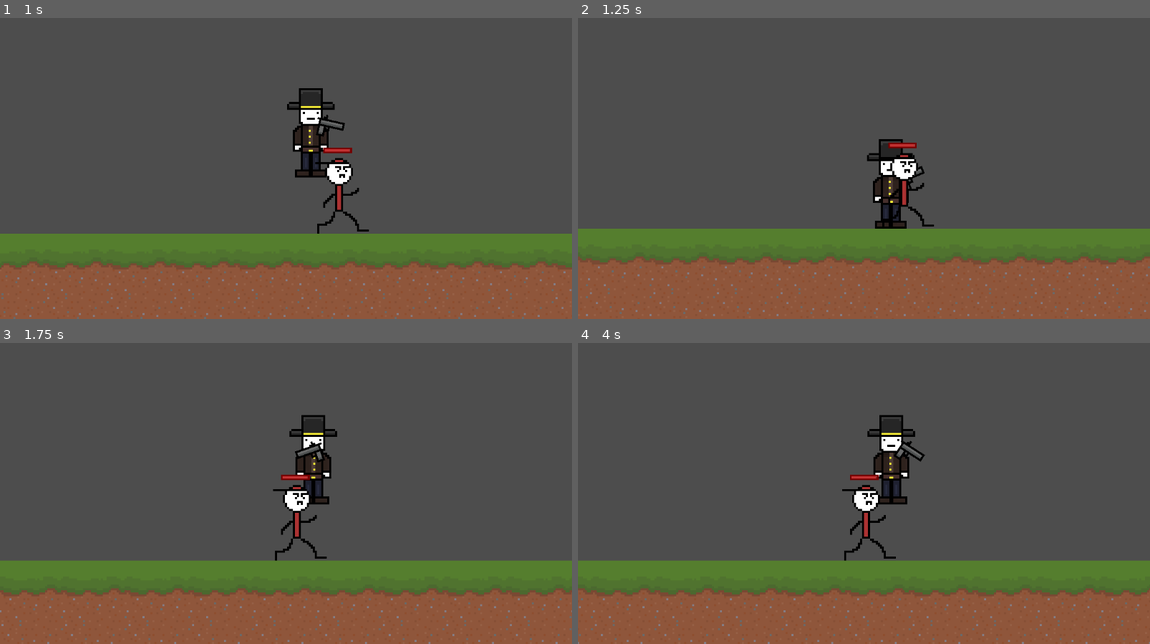
Above: before the commit, frames 1-4 (two rows, left to right).
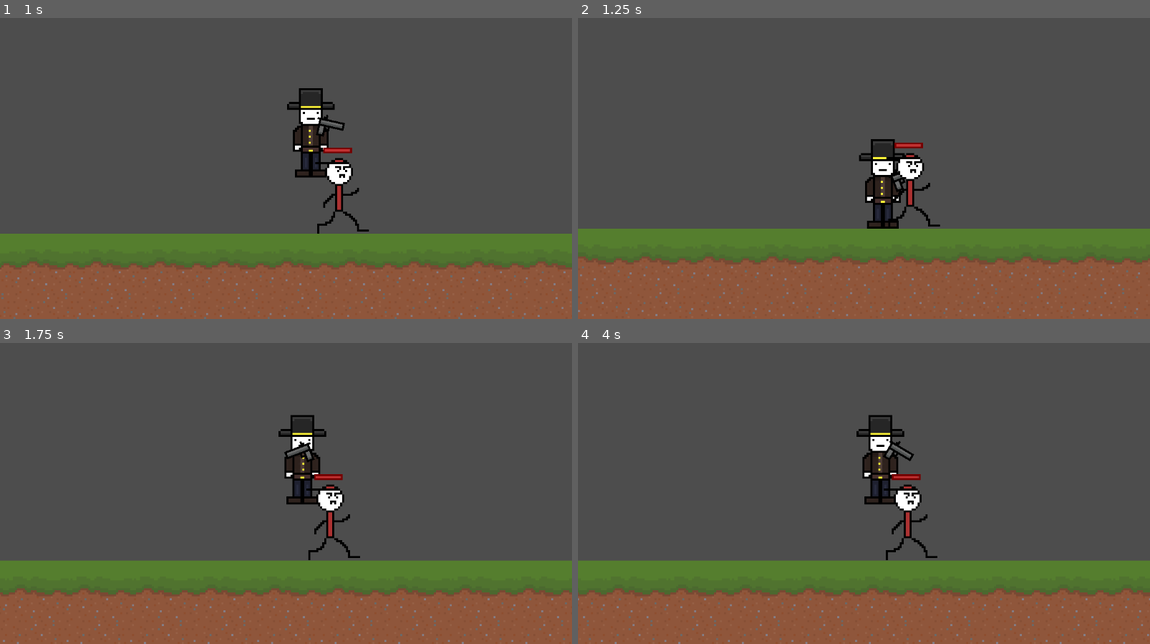
Above: after the commit, the same moments.

Repository: ForwardMeansGo/Shoot-To-Kill
Game: Godot game, scene res://Scenes/level_01.tscn
Same seed, same stepped clock (60 frames per second), same inputs: the game is played once before the commit and once after it. Sound files missing from this copy of the repository are replaced by a short silence.
Inputs (mouse positions are in pixels of both pictures, inside the frame that each line leads up to):
- Up to frame 1 (1 s): move the mouse to (411, 141) at 0.52 s; hold D (move_right) from 0.53 s (still down); click (411, 141) at 0.6 s; tap Space (jump) at 0.77 s
- Up to frame 2 (1.25 s): keep holding D (move_right)
- Up to frame 3 (1.75 s): keep holding D (move_right); move the mouse to (171, 499) at 1.27 s; click (171, 499) at 1.35 s; tap Space (jump) at 1.52 s
- Up to frame 4 (4 s): move the mouse to (921, 412) at 2.02 s; release D (move_right) at 2.03 s; hold A (move_left) 2.03-2.78 s; click (921, 412) at 2.1 s; move the mouse to (835, 547) at 2.77 s; hold D (move_right) from 2.78 s (still down); click (835, 547) at 2.85 s; tap Space (jump) at 3.02, 3.77 s; move the mouse to (1035, 532) at 3.52 s; click (1035, 532) at 3.6 s

Frame 1 is identical in both runs. In frame 2, 3.2% of the frame differs, in the area x 0-100%, y 40-100%; in frame 3, 4.3%; in frame 4, 4.3%, in the area x 0-100%, y 23-100%.

Commit message:
Layer Updates

Diff:
--- a/game/Scenes/enemy.tscn
+++ b/game/Scenes/enemy.tscn
@@ -8,7 +8,7 @@
 [sub_resource type="RectangleShape2D" id="RectangleShape2D_1f0kj"]
 size = Vector2(16, 39)
 
-[node name="Enemy" type="CharacterBody2D"]
+[node name="Enemy" type="CharacterBody2D" groups=["enemies"]]
 collision_layer = 8
 collision_mask = 6
 script = ExtResource("1_hghv2")
--- a/game/Scenes/level_01.tscn
+++ b/game/Scenes/level_01.tscn
@@ -24,6 +24,7 @@
 
 [node name="Player" parent="." instance=ExtResource("1_f6slu")]
 position = Vector2(109, -25)
+collision_mask = 10
 
 [node name="Terrain" type="TileMapLayer" parent="."]
 position = Vector2(62, 1)
--- a/game/project.godot
+++ b/game/project.godot
@@ -43,6 +43,12 @@
 ]
 }
 
+[layer_names]
+
+2d_physics/layer_1="World"
+2d_physics/layer_2="Player"
+2d_physics/layer_3="Enemy"
+
 [rendering]
 
 textures/canvas_textures/default_texture_filter=0
